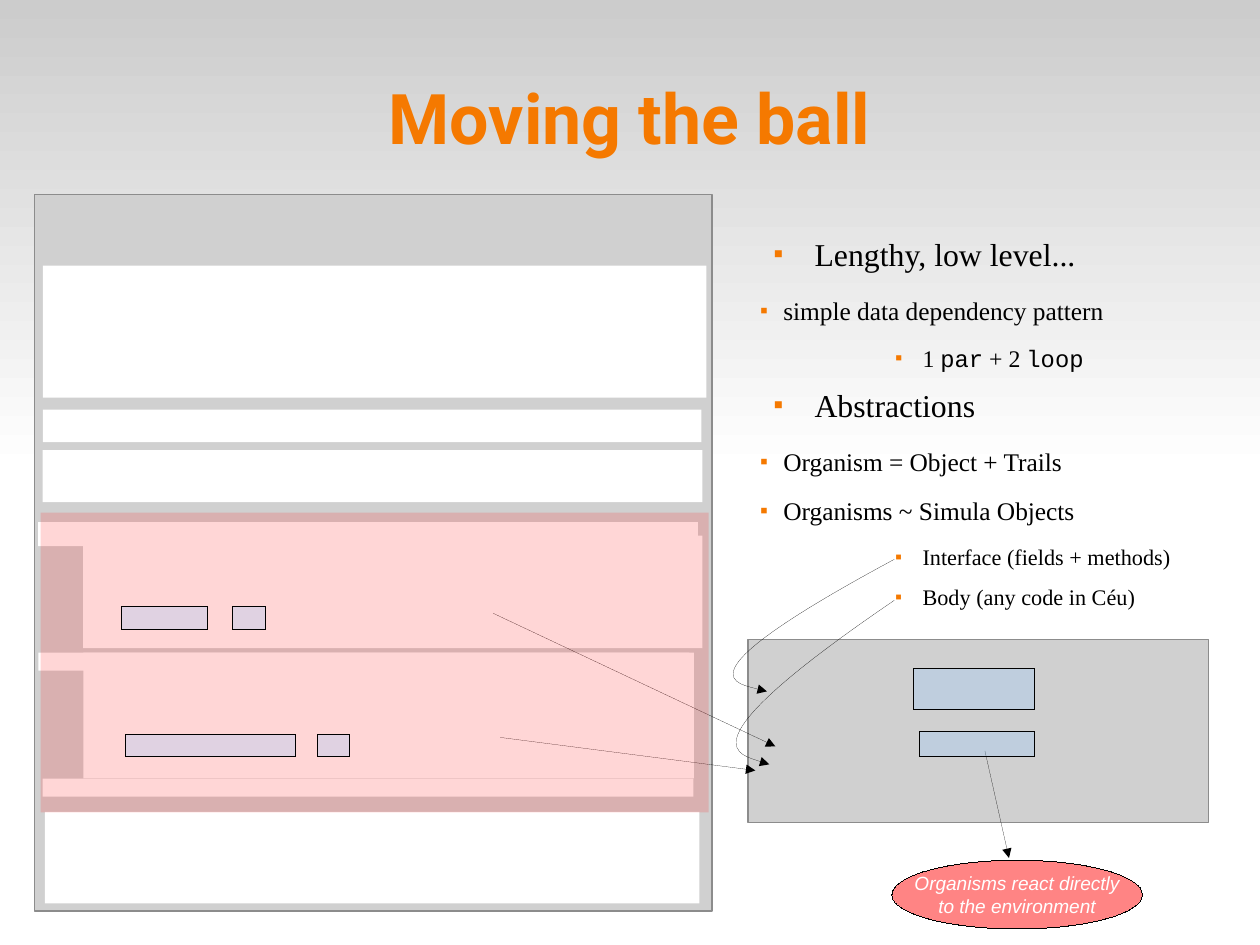
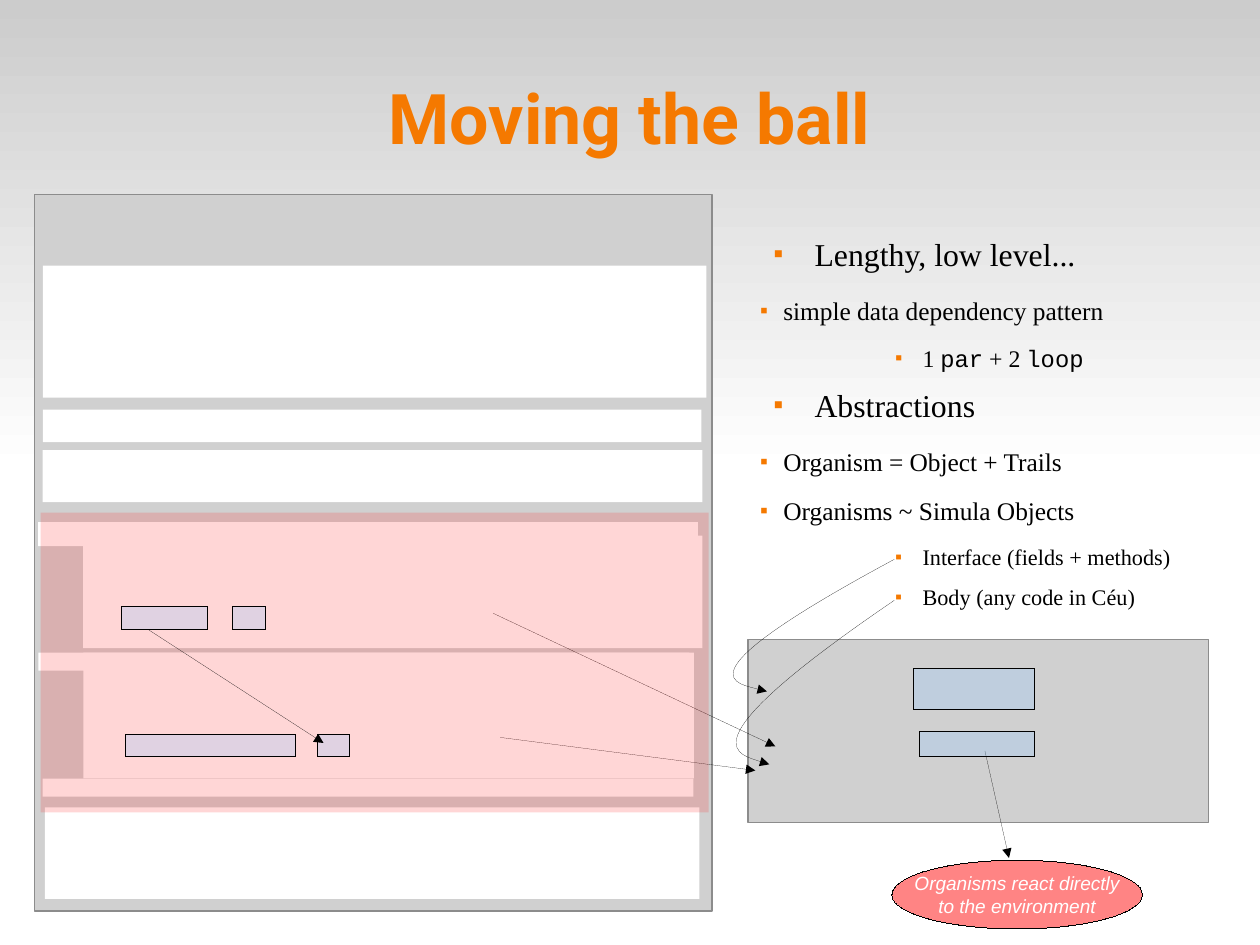
Before and after one commit to fsantanna-no/ceu-docs, a slide deck: slide 5 of ceu_curryon.odp. Drawn at 1260x945 pixels with LibreOffice and Linux fonts; fonts in the diff are those of the drawing; grey boxes stand for pictures. Boxes give left, top, right and bottom in pixels: in the first picture for what was removed or moved away, otherwise in the second. Text is boxed around its words. In the diff, an @@ line names an element or a change of style, - is before the commit and + after.

```diff
--- a/ceu_curryon.odp
+++ b/ceu_curryon.odp
@@ arrow added from (147, 630) to (324, 743), #000000 0 pt @@
@@ rectangle: place and size @@
-rectangle at [45, 812, 700, 903]
+rectangle at [45, 807, 700, 899]
```
Also in this commit, not shown: 9 other slides changed.
